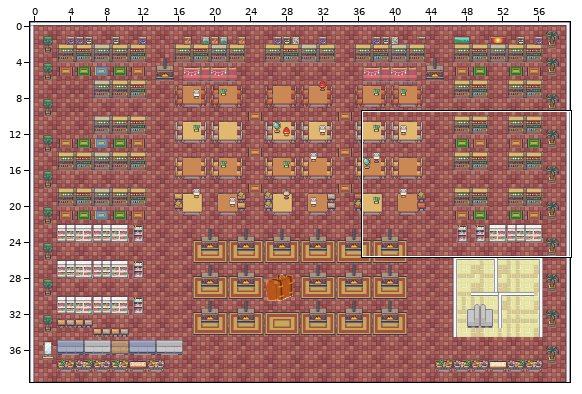
Tiled map, stored at assets/library.tmx. The picture above shows the old version from afar; the outline marks the close-up.
Close-up. Before:
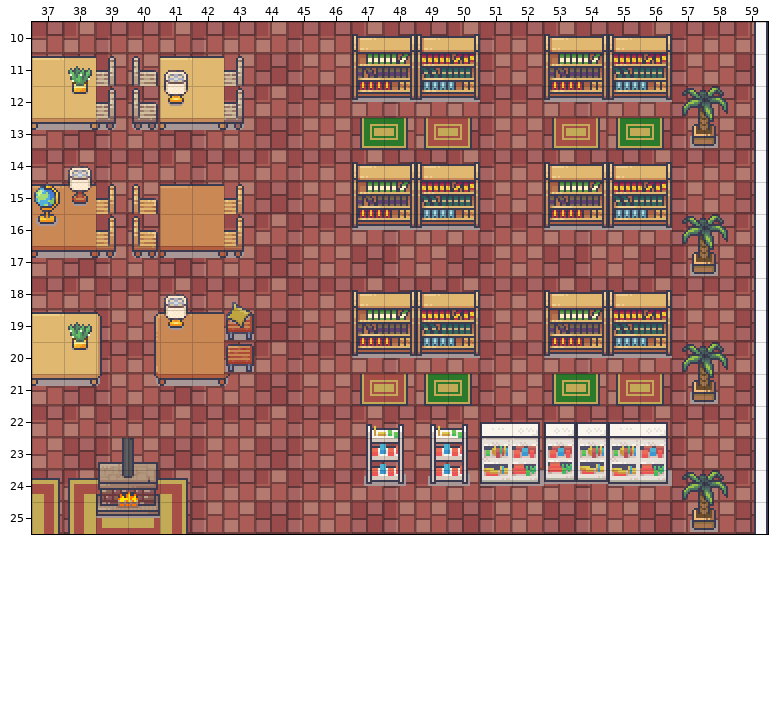
Cells are 16x16 px. Shown: x 37..59, y 10..25.
Now the later version:
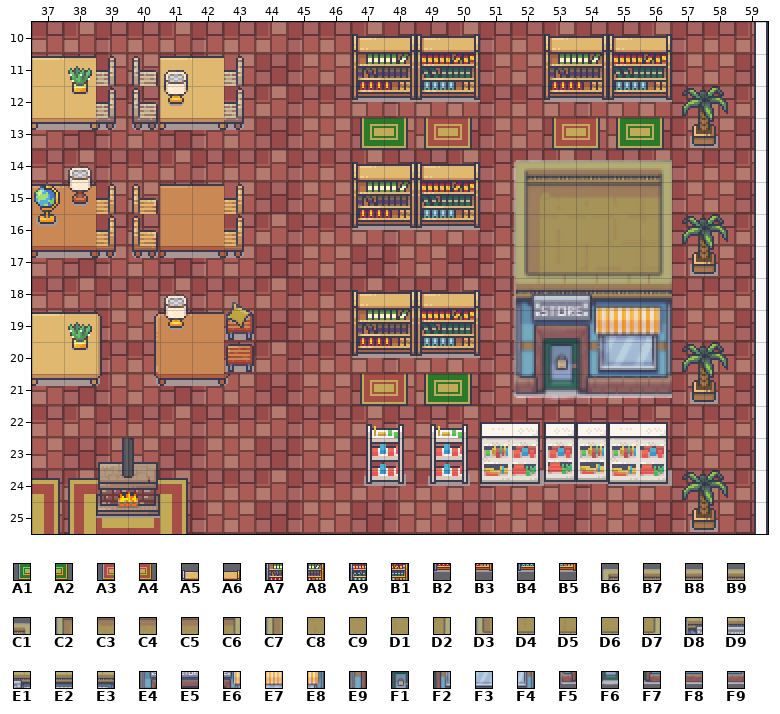
Key: from "Interiors_free_16x16": A1 299, A2 300, A3 331, A4 332, A5 1100, A6 1101, A7 1116, A8 1117, A9 1118, B1 1119, B2 1132, B3 1133, B4 1134, B5 1135; from "stores": B6 255, B7 256, B8 257, B9 258, C1 259, C2 276, C3 277, C4 278, C5 279, C6 280, C7 297, C8 298, C9 299, D1 300, D2 301, D3 318, D4 319, D5 320, D6 321, D7 322, D8 339, D9 340, E1 341, E2 342, E3 343, E4 360, E5 361, E6 362, E7 363, E8 364, E9 381, F1 382, F2 383, F3 384, F4 385, F5 402, F6 403, F7 404, F8 405, F9 406.
__ is an empty cell.
Changes in this commit:
{"where": "layer \"圖塊層 2\""}
{"y":14,"x":52,"old":"__ A5 A6 A5 A6","new":"B6 B7 B8 B9 C1"}
{"y":15,"x":52,"old":"__ A7 A8 A9 B1","new":"C2 C3 C4 C5 C6"}
{"y":16,"x":52,"old":"__ B2 B3 B4 B5","new":"C7 C8 C9 D1 D2"}
{"y":17,"x":52,"old":"__ __ __ __ __","new":"D3 D4 D5 D6 D7"}
{"y":18,"x":52,"old":"__ A5 A6 A5 A6","new":"D8 D9 E1 E2 E3"}
{"y":19,"x":52,"old":"__ A7 A8 A9 B1","new":"E4 E5 E6 E7 E8"}
{"y":20,"x":52,"old":"__ B2 B3 B4 B5","new":"E9 F1 F2 F3 F4"}
{"y":21,"x":52,"old":"__ A1 A2 A3 A4","new":"F5 F6 F7 F8 F9"}
{"label":"changed","picture_box":[514,160,672,406]}
